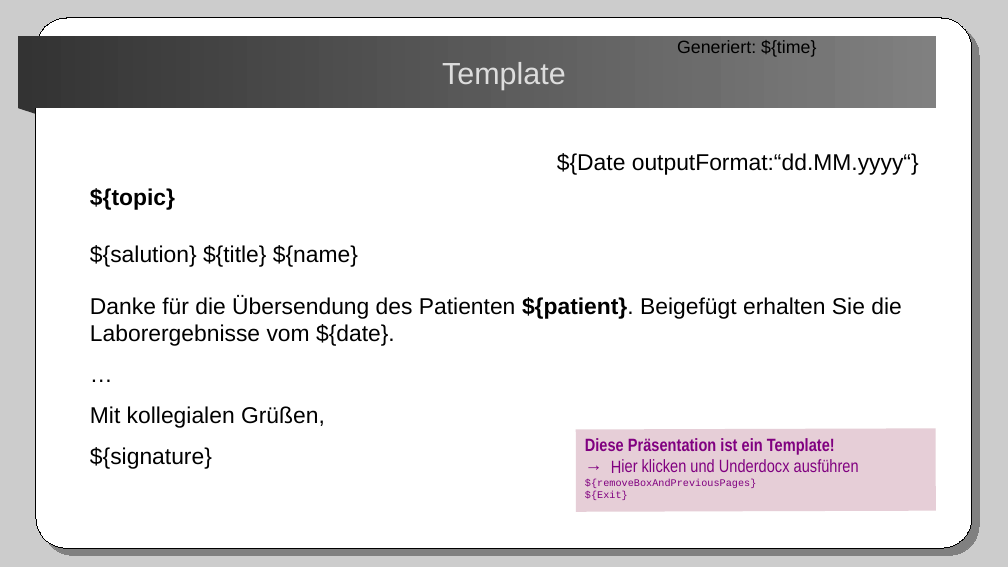
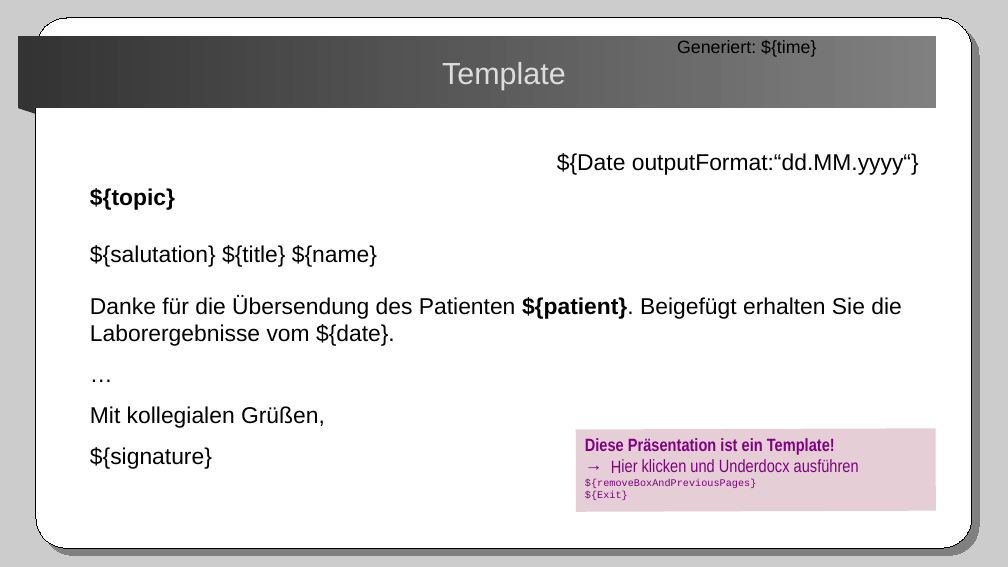
Before and after one commit to winterrifier/underdocx-examples, a slide deck: slide 19 of UnderdocxVortrag/presentation/initialPresentation.odp. Drawn at 1008x567 pixels with LibreOffice and Linux fonts; fonts in the diff are those of the drawing. Boxes give left, top, right and bottom in pixels: in the first picture for what was removed or moved away, otherwise in the second. Text is boxed around its words. In the diff, an @@ line names an element or a change of style, - is before the commit and + after.

```diff
--- a/UnderdocxVortrag/presentation/initialPresentation.odp
+++ b/UnderdocxVortrag/presentation/initialPresentation.odp
@@ title at (90,245,377,267): text changed @@
-${salution} ${title} ${name}
+${salutation} ${title} ${name}
```
Also in this commit, not shown: 11 other slides changed, 3 other files.
